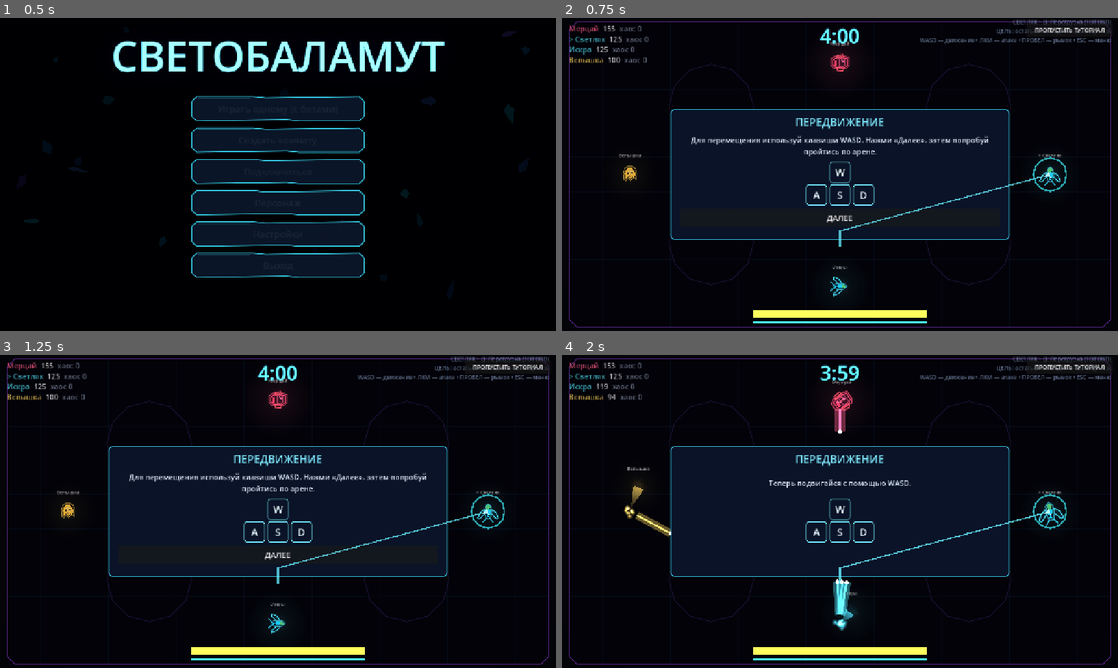
Above: before the commit, frames 1-4 (two rows, left to right).
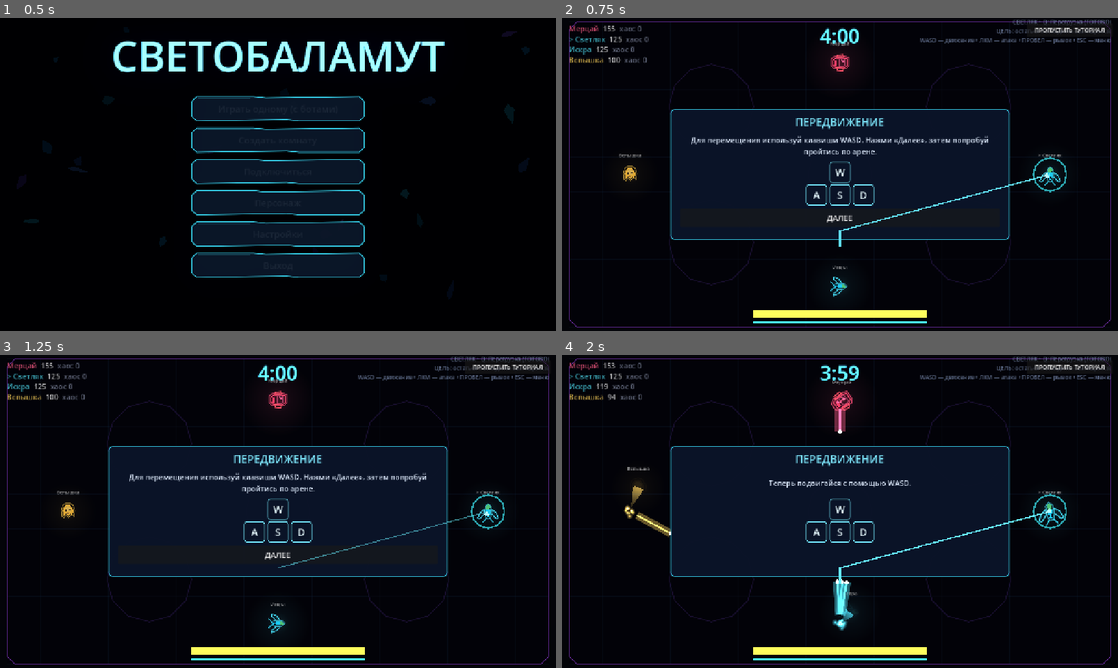
Above: after the commit, the same moments.

Repository: DvoreZZKy/svetobalamut
Game: Godot game, scene res://scenes/menu.tscn
Same seed, same stepped clock (60 frames per second), same inputs: the game is played once before the commit and once after it.
Inputs:
- Up to frame 1 (0.5 s): no input
- Up to frame 2 (0.75 s): click "Играть одному (с ботами)" at 0.5 s
- Up to frame 3 (1.25 s): no input
- Up to frame 4 (2 s): click "ДАЛЕЕ" at 1.25 s

Frame 1 is identical in both runs. In frame 2, 0.2% of the frame differs, in the area x 49-88%, y 49-74%; in frame 3, 0.2%; in frame 4, 0.2%, in the area x 49-88%, y 48-74%.

Commit message:
Animate tutorial pointer while simulation is paused

Diff:
--- a/scripts/arena_tutorial.gd
+++ b/scripts/arena_tutorial.gd
@@ -42,7 +42,7 @@
 func _process(dt: float) -> void:
 	if finished:
 		return
-	pulse += dt
+	pulse = float(Time.get_ticks_msec()) / 1000.0
 	if pointer_target != "":
 		_update_pointer()
 	if stage == "wait_move":
@@ -354,7 +354,8 @@
 		"arena": target = vp * 0.5
 	var origin := Vector2(vp.x * 0.5, vp.y * 0.5 + 165)
 	pointer.points = PackedVector2Array([origin, origin + Vector2(0, -35), target])
-	pointer_dot.position = target
+	pointer_dot.position = target + Vector2(sin(pulse * 3.0) * 4.0, cos(pulse * 3.0) * 4.0)
+	pointer.width = 2.5 + 0.8 * (0.5 + 0.5 * sin(pulse * 4.0))
 	pointer_dot.rotation = (origin - target).angle()
 	pointer.default_color = Color("#68efff", 0.75 + 0.25 * sin(pulse * 4.0))
 
